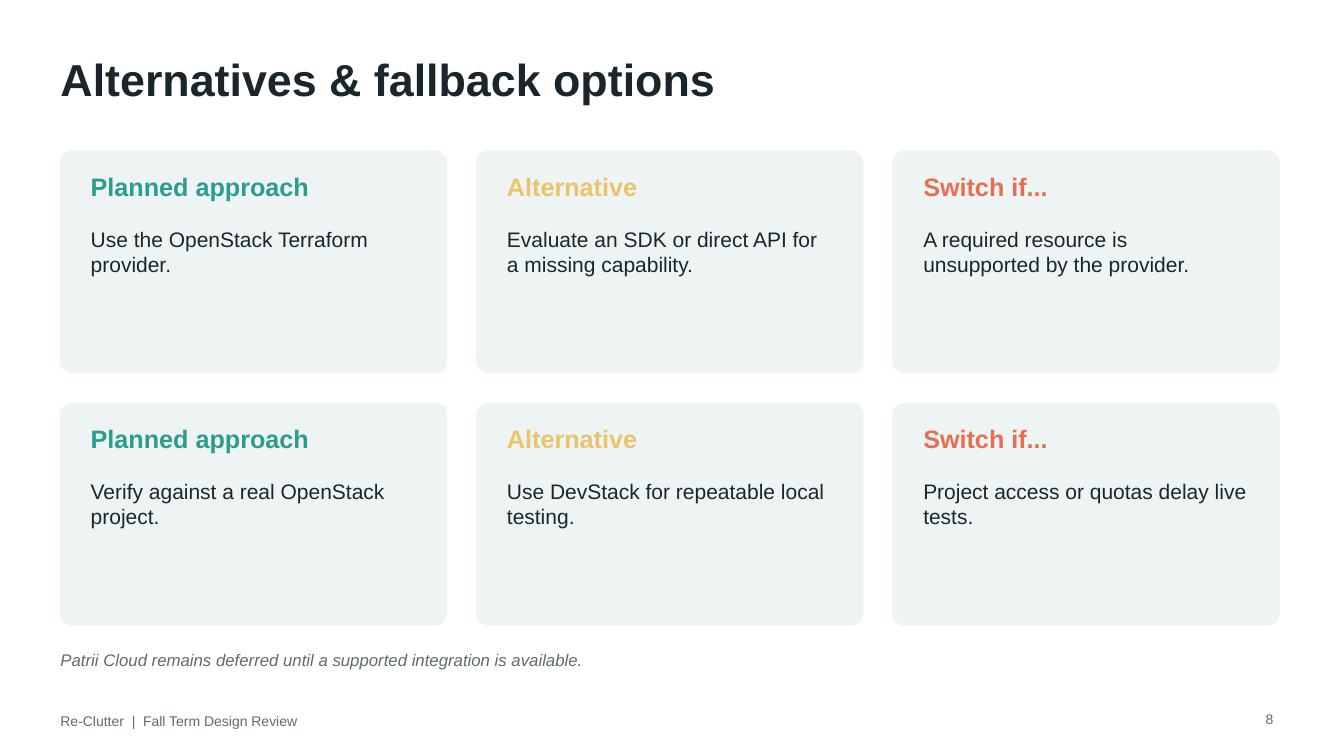
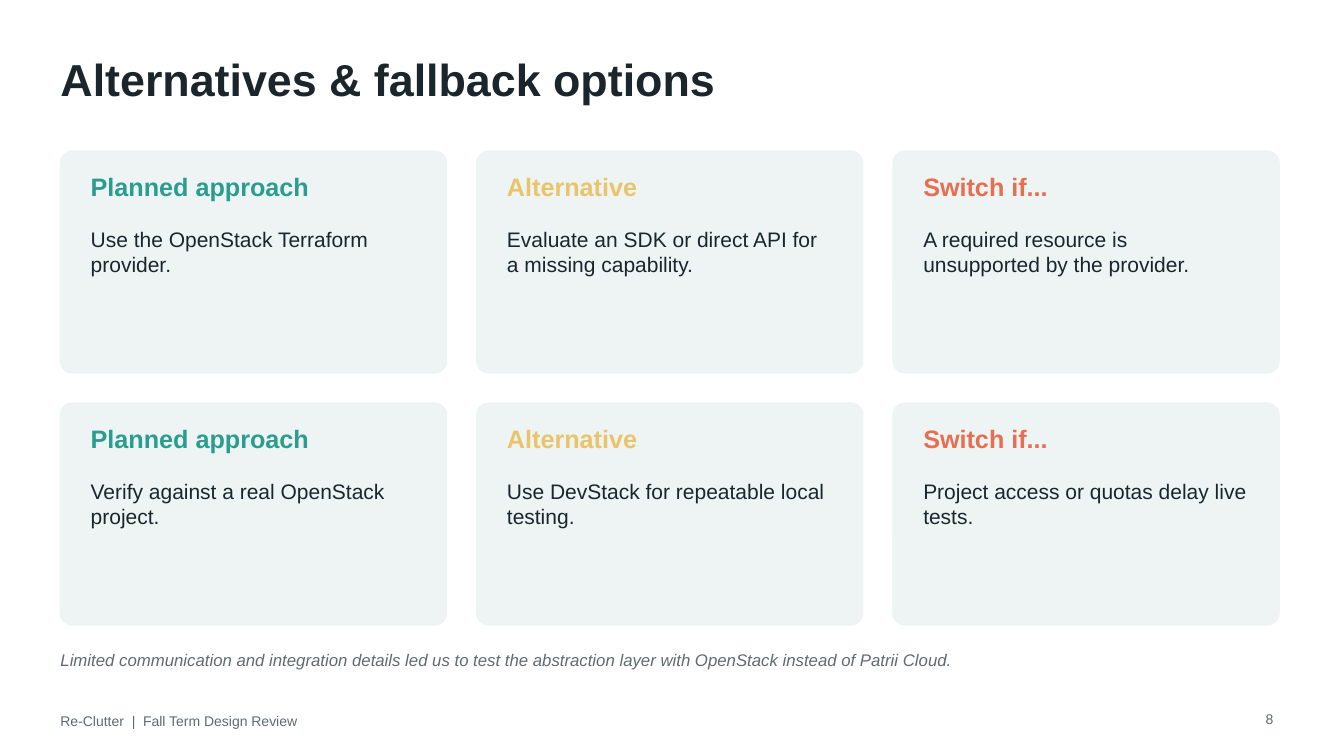
Before and after one commit to Alberta2514640/clutter, a slide deck: slide 8 of deliverables/Re-Clutter_Fall_Design_Review_Software.pptx. Drawn at 1344x756 pixels with LibreOffice and Linux fonts; fonts in the diff are those of the drawing. Boxes give left, top, right and bottom in pixels: in the first picture for what was removed or moved away, otherwise in the second. Text is boxed around its words. In the diff, an @@ line names an element or a change of style, - is before the commit and + after.

Commit message:
Clarify multi-cloud goals and OpenStack rationale

```diff
--- a/deliverables/Re-Clutter_Fall_Design_Review_Software.pptx
+++ b/deliverables/Re-Clutter_Fall_Design_Review_Software.pptx
@@ text at [60,654,951,670]: text changed @@
-Patrii Cloud remains deferred until a supported integration is available.
+Limited communication and integration details led us to test the abstraction layer with OpenStack instead of Patrii Cloud.
```
Also in this commit, not shown: 1 other slide changed.
